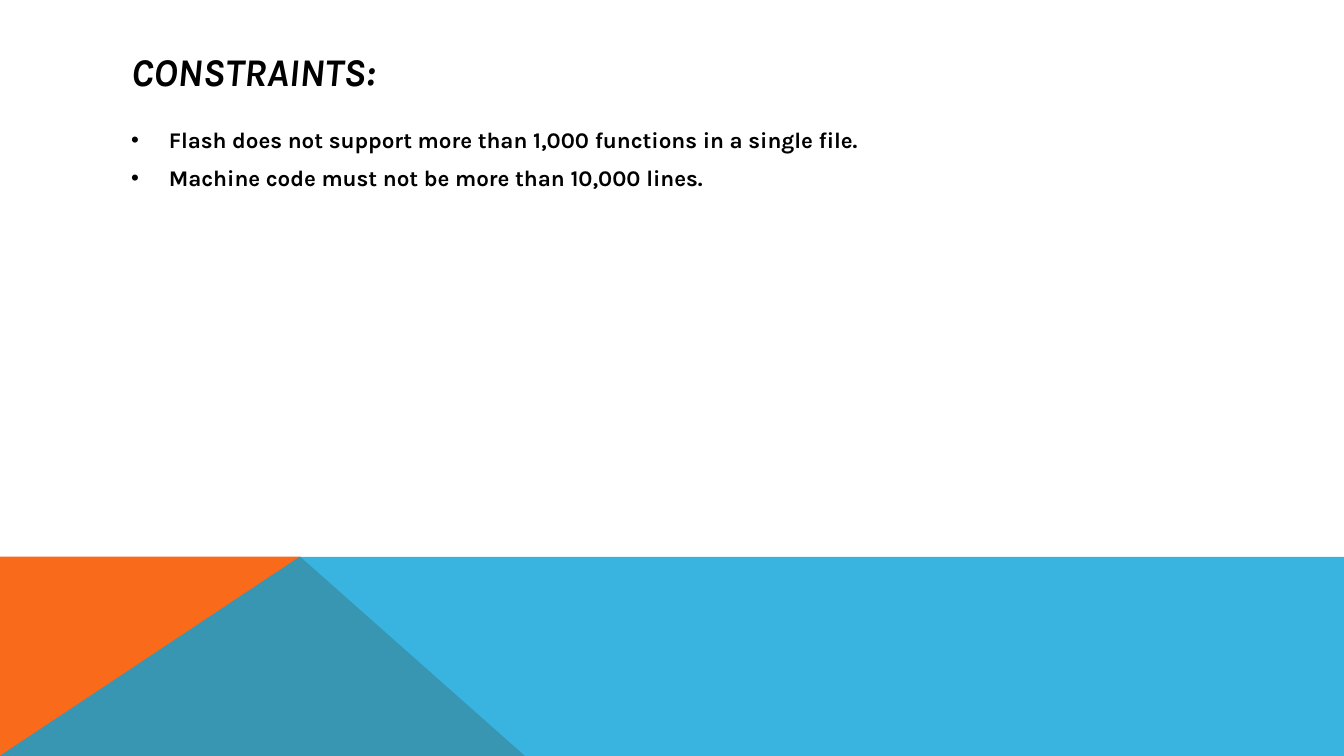
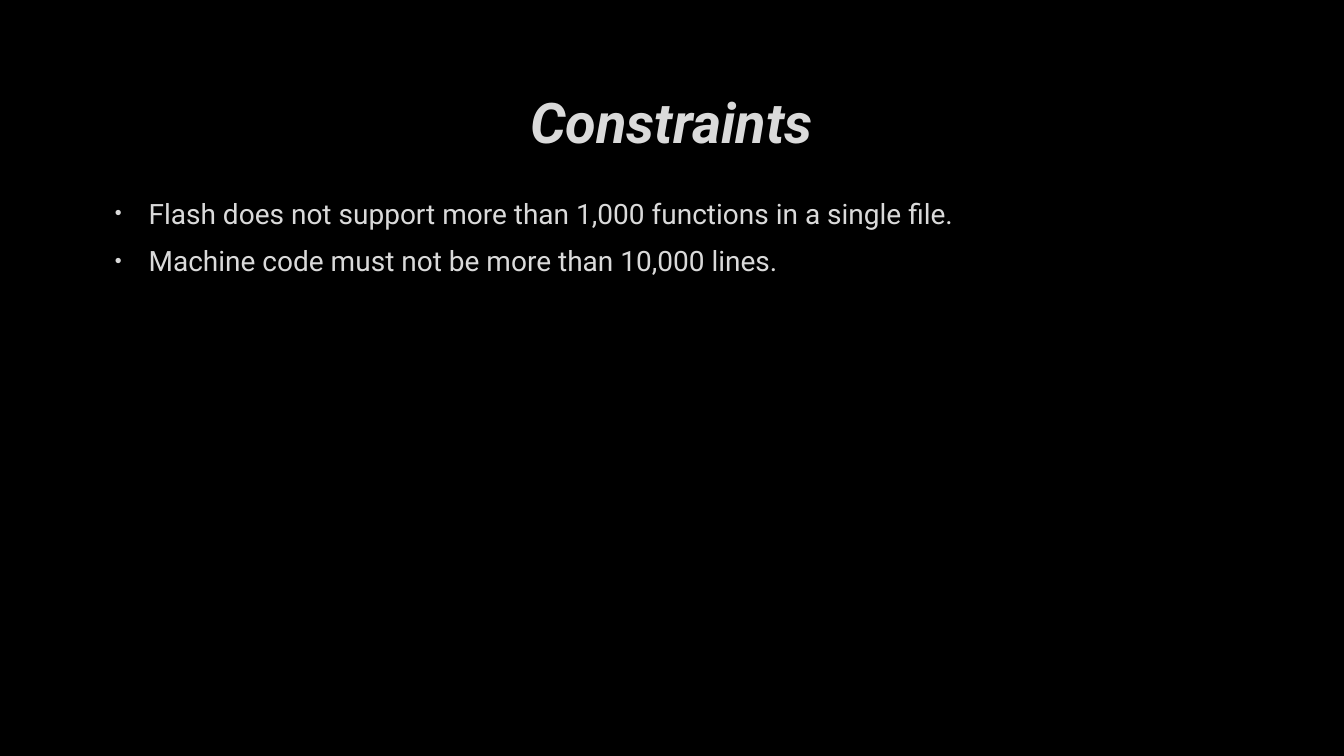
Before and after one commit to bhrlabs/CompilerRuntime, a slide deck: slide 13 of Document/Flash_ppt.pptx (slide 16 before the commit). Drawn at 1344x756 pixels with LibreOffice and Linux fonts; fonts in the diff are those of the drawing; background and template pictures are left out. Boxes give left, top, right and bottom in pixels: in the first picture for what was removed or moved away, otherwise in the second. Text is boxed around its words. In the diff, an @@ line names an element or a change of style, - is before the commit and + after.

```diff
--- a/Document/Flash_ppt.pptx
+++ b/Document/Flash_ppt.pptx
@@ background #FFFFFF to picture (left out) @@
@@ title at (x1=530, y1=101, x2=812, y2=144): text changed; size 28 to 40 pt; font Karla to Roboto; text colour #000000 to #DADADA @@
-CONSTRAINTS:
+Constraints
@@ text "Flash does not support more ..." moved from (x1=169, y1=132, x2=858, y2=189) to (x1=149, y1=202, x2=953, y2=275) @@
@@ text "Flash does not support more ..." at (x1=149, y1=202, x2=953, y2=275): size 16 to 20 pt, font Karla to Roboto, text colour #000000 to #DADADA, letter outline none to #404040 0.75 pt, bold off; indent changed; more space between paragraphs @@
@@ freeform shape removed at (x1=0, y1=557, x2=525, y2=756) @@
@@ freeform shape removed at (x1=0, y1=557, x2=1344, y2=756) @@
```
Also in this commit, not shown: 12 other slides changed, 8 slides added, 4 slides removed, 21 other files.
